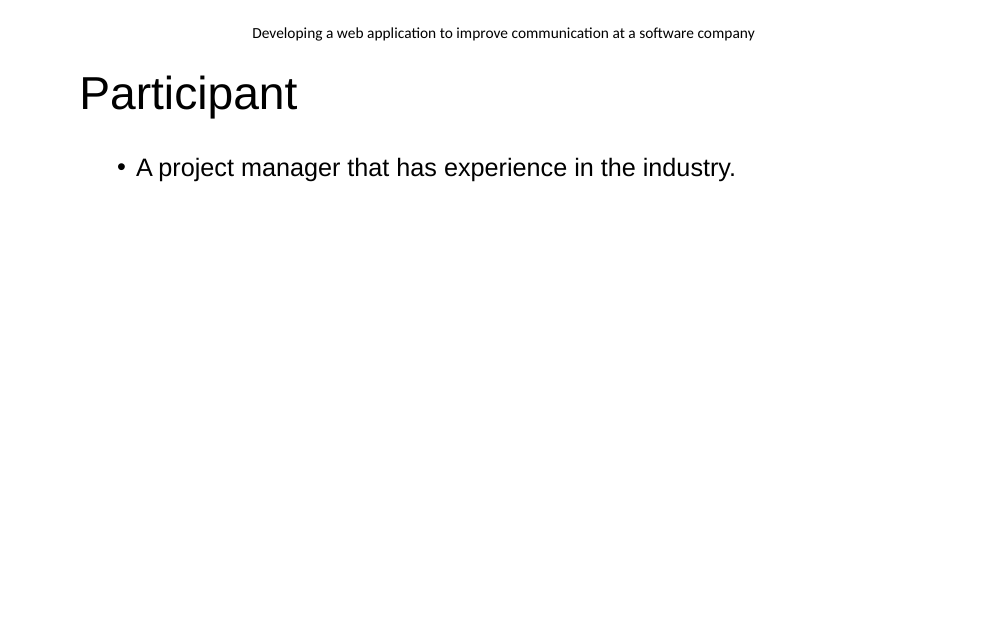
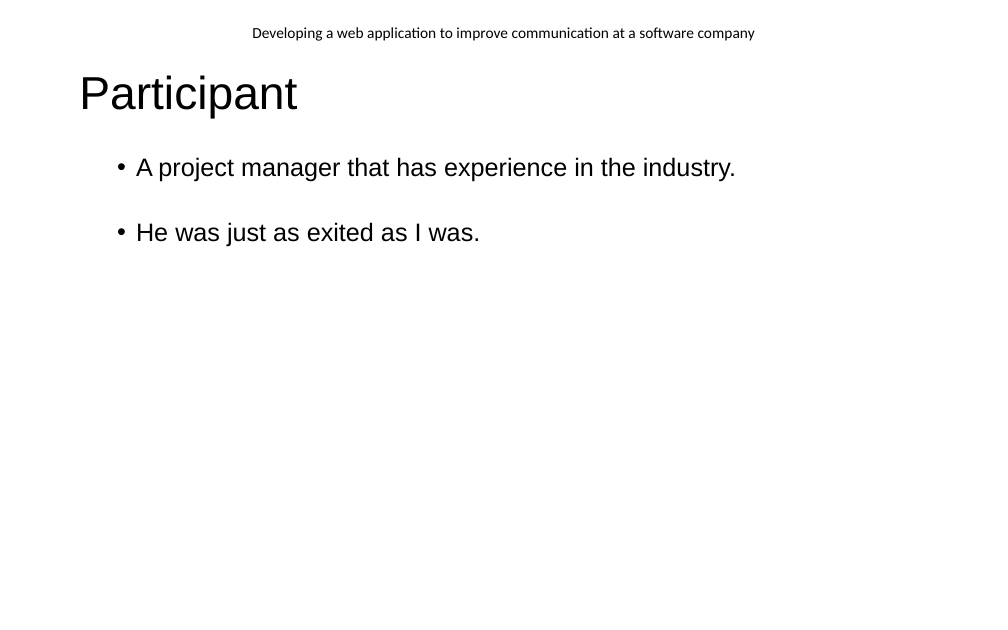
Before and after one commit to EnricoDreyer/Honors2021, a slide deck: slide 10 of Z ITRI 671 Research/Presentation/ITRI671_Presentation.pptx. Drawn at 1008x630 pixels with LibreOffice and Linux fonts; fonts in the diff are those of the drawing; background and template pictures are left out. Boxes give left, top, right and bottom in pixels: in the first picture for what was removed or moved away, otherwise in the second. Text is boxed around its words. In the diff, an @@ line names an element or a change of style, - is before the commit and + after.

```diff
--- a/Z ITRI 671 Research/Presentation/ITRI671_Presentation.pptx
+++ b/Z ITRI 671 Research/Presentation/ITRI671_Presentation.pptx
@@ text at <box>136,222,481,246</box>: paragraph added @@
+  • He was just as exited as I was.
```
Also in this commit, not shown: 9 other slides changed, 4 slides added, 1 slide removed, 13 other files.
